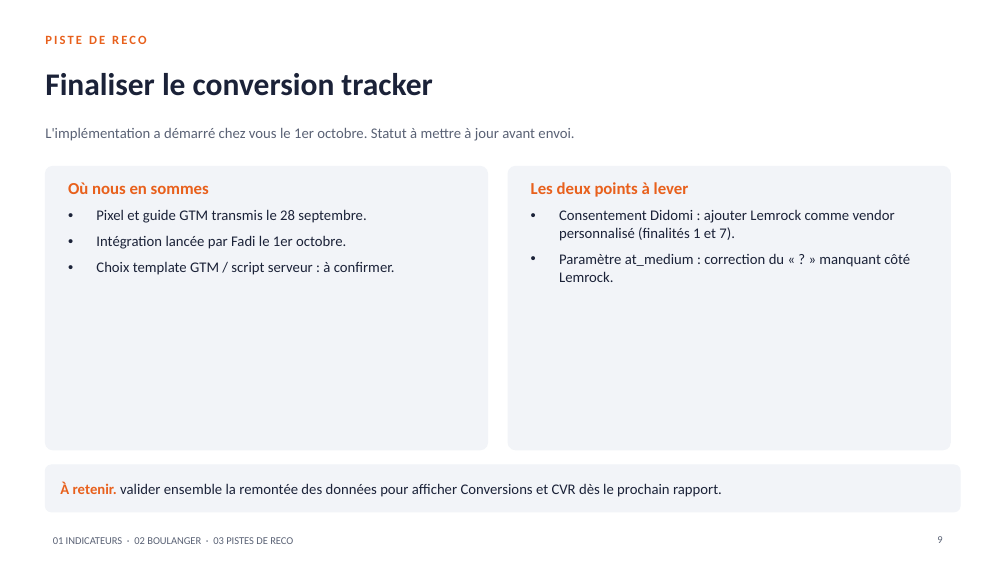
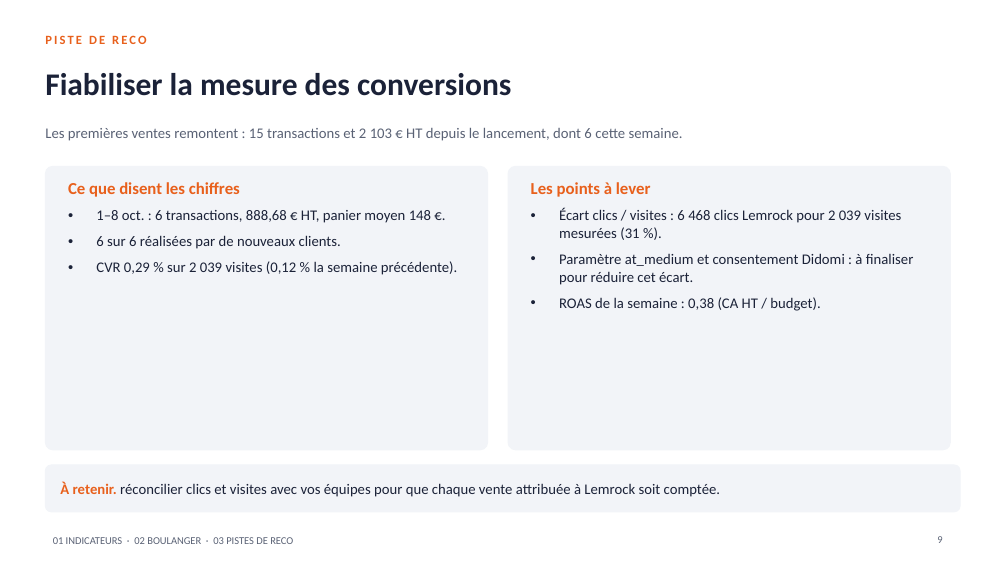
Before and after one commit to stephanemonmarson-creator/Lemrock, a slide deck: slide 9 of rapports/In progress_20261009_Rapport_Boulanger_Hebdo_01.10-08.10.pptx. Drawn at 1008x567 pixels with LibreOffice and Linux fonts; fonts in the diff are those of the drawing. Boxes give left, top, right and bottom in pixels: in the first picture for what was removed or moved away, otherwise in the second. Text is boxed around its words. In the diff, an @@ line names an element or a change of style, - is before the commit and + after.

```diff
--- a/rapports/In progress_20261009_Rapport_Boulanger_Hebdo_01.10-08.10.pptx
+++ b/rapports/In progress_20261009_Rapport_Boulanger_Hebdo_01.10-08.10.pptx
@@ text at <box>45,73,511,96</box>: text changed @@
-Finaliser le conversion tracker
+Fiabiliser la mesure des conversions
@@ text at <box>45,128,683,141</box>: text changed @@
-L'implémentation a démarré chez vous le 1er octobre. Statut à mettre à jour avant envoi.
+Les premières ventes remontent : 15 transactions et 2 103 € HT depuis le lancement, dont 6 cette semaine.
@@ text at <box>68,182,457,275</box>: text changed @@
-Où nous en sommes
-• Pixel et guide GTM transmis le 28 septembre.
-• Intégration lancée par Fadi le 1er octobre.
-• Choix template GTM / script serveur : à confirmer.
+Ce que disent les chiffres
+• 1–8 oct. : 6 transactions, 888,68 € HT, panier moyen 148 €.
+• 6 sur 6 réalisées par de nouveaux clients.
+• CVR 0,29 % sur 2 039 visites (0,12 % la semaine précédente).
@@ text at <box>531,182,914,311</box>: text changed @@
-Les deux points à lever
-• Consentement Didomi : ajouter Lemrock comme vendor personnalisé (finalités 1 et 7).
-• Paramètre at_medium : correction du « ? » manquant côté Lemrock.
+Les points à lever
+• Écart clics / visites : 6 468 clics Lemrock pour 2 039 visites mesurées (31 %).
+• Paramètre at_medium et consentement Didomi : à finaliser pour réduire cet écart.
+• ROAS de la semaine : 0,38 (CA HT / budget).
@@ text at <box>60,481,720,497</box>: text changed @@
-À retenir. valider ensemble la remontée des données pour afficher Conversions et CVR dès le prochain rapport.
+À retenir. réconcilier clics et visites avec vos équipes pour que chaque vente attribuée à Lemrock soit comptée.
```
Also in this commit, not shown: 2 other slides changed.
